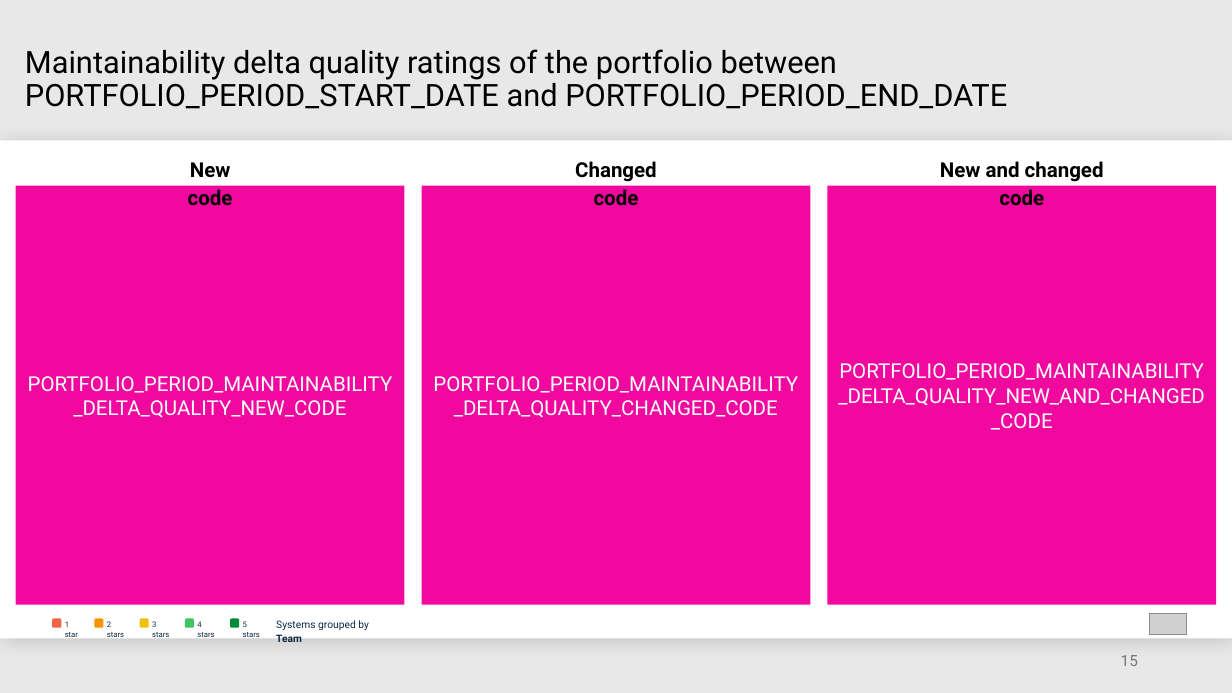
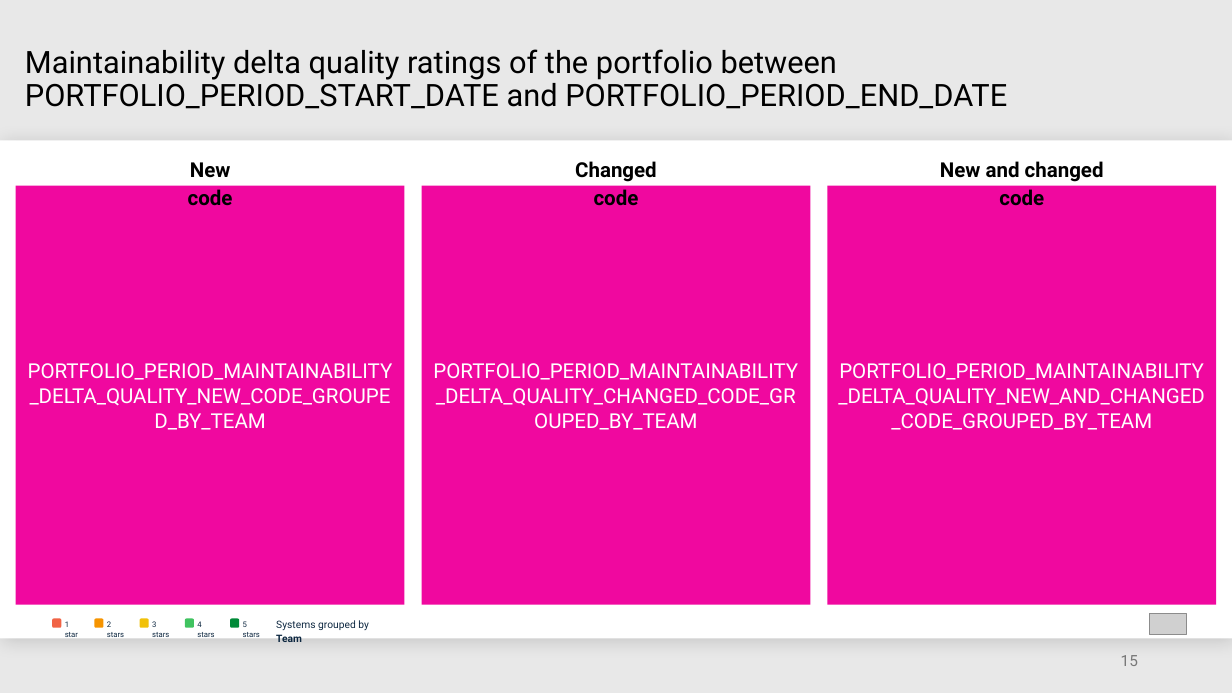
Before and after one commit to mardibiase/sigrid-integrations, a slide deck: slide 15 of report-generator/src/report_generator/presets/templates/portfolio-overview.pptx. Drawn at 1232x693 pixels with LibreOffice and Linux fonts; fonts in the diff are those of the drawing; grey boxes stand for pictures. Boxes give left, top, right and bottom in pixels: in the first picture for what was removed or moved away, otherwise in the second. Text is boxed around its words. In the diff, an @@ line names an element or a change of style, - is before the commit and + after.

```diff
--- a/report-generator/src/report_generator/presets/templates/portfolio-overview.pptx
+++ b/report-generator/src/report_generator/presets/templates/portfolio-overview.pptx
@@ text in rectangle at box(28, 363, 393, 430): text changed @@
-PORTFOLIO_PERIOD_MAINTAINABILITY_DELTA_QUALITY_NEW_CODE
+PORTFOLIO_PERIOD_MAINTAINABILITY_DELTA_QUALITY_NEW_CODE_GROUPED_BY_TEAM
@@ text in rectangle at box(433, 363, 798, 430): text changed @@
-PORTFOLIO_PERIOD_MAINTAINABILITY_DELTA_QUALITY_CHANGED_CODE
+PORTFOLIO_PERIOD_MAINTAINABILITY_DELTA_QUALITY_CHANGED_CODE_GROUPED_BY_TEAM
@@ text in rectangle at box(838, 363, 1204, 430): text changed @@
-PORTFOLIO_PERIOD_MAINTAINABILITY_DELTA_QUALITY_NEW_AND_CHANGED_CODE
+PORTFOLIO_PERIOD_MAINTAINABILITY_DELTA_QUALITY_NEW_AND_CHANGED_CODE_GROUPED_BY_TEAM
```
Also in this commit, not shown: 8 other slides changed.
